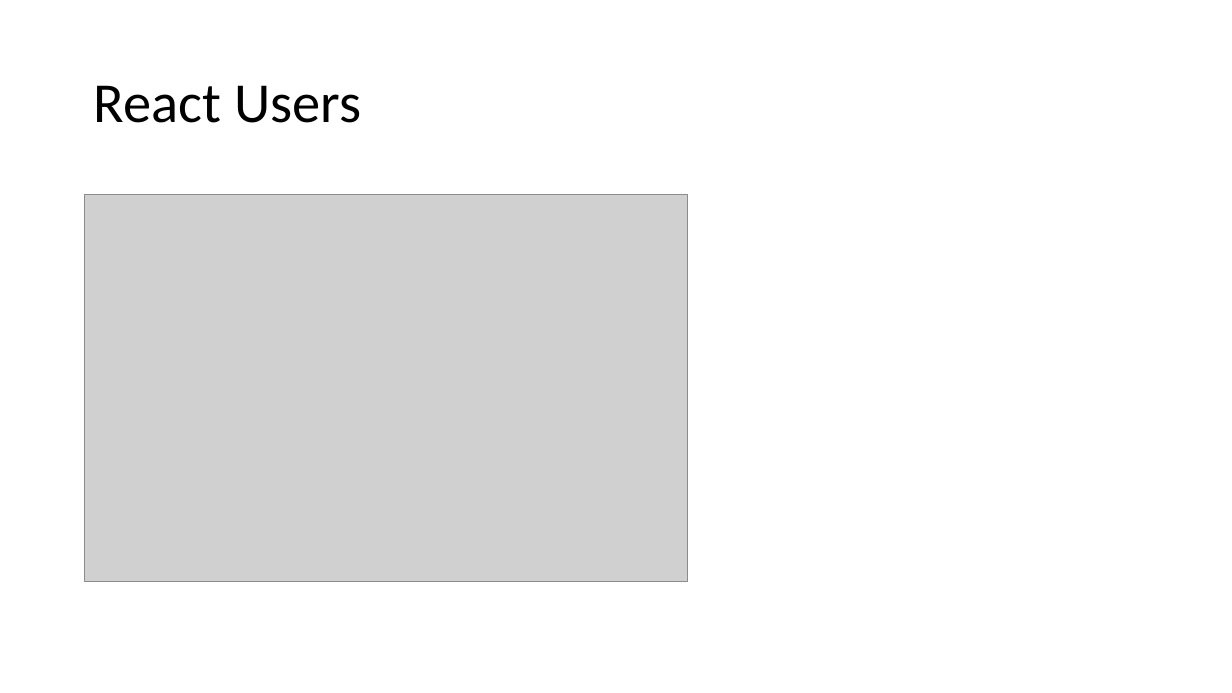
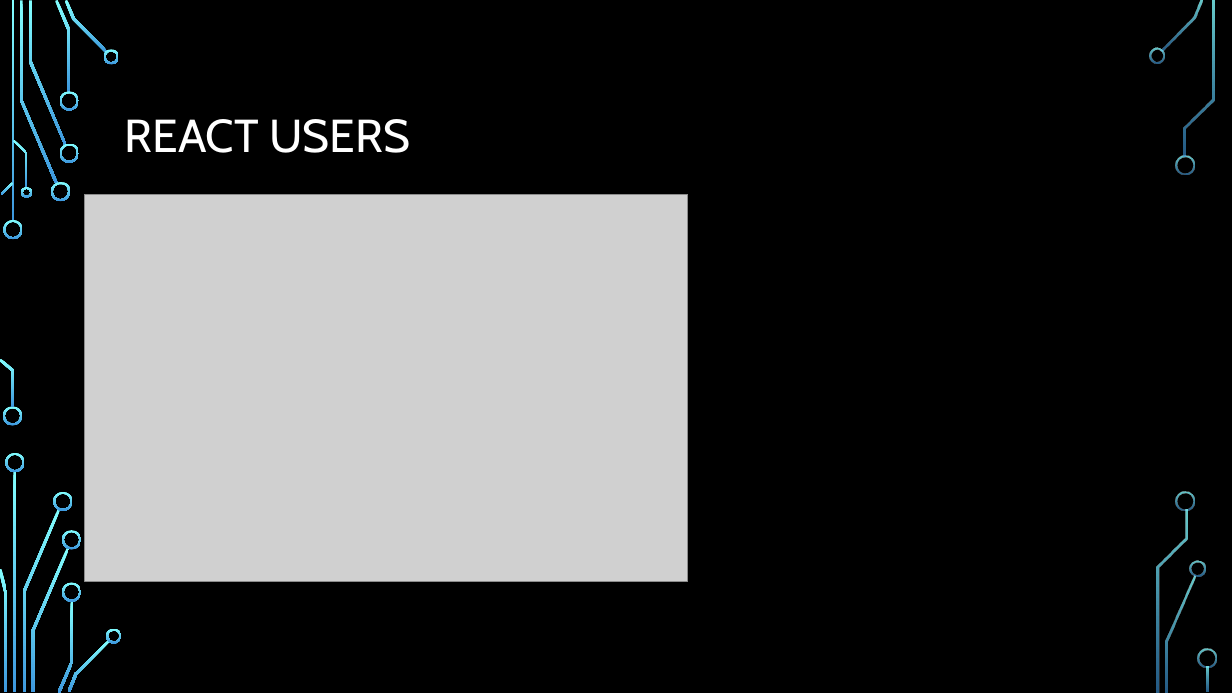
Before and after one commit to sonam-niit/IDFC-Training, a slide deck: slide 4 of Day4/Introduction to React.pptx (slide 5 before the commit). Drawn at 1232x693 pixels with LibreOffice and Linux fonts; fonts in the diff are those of the drawing; grey boxes stand for pictures; background and template pictures are left out. Boxes give left, top, right and bottom in pixels: in the first picture for what was removed or moved away, otherwise in the second. Text is boxed around its words. In the diff, an @@ line names an element or a change of style, - is before the commit and + after.

```diff
--- a/Day4/Introduction to React.pptx
+++ b/Day4/Introduction to React.pptx
@@ background #FFFFFF to picture (left out) @@
@@ title at box(125, 119, 410, 153): text changed; size 44 to 36 pt; font Calibri to Cabin; text colour #000000 to #FFFFFF @@
-React Users
+REACT USERS
@@ group added at box(0, 0, 1217, 693): 33 freeform shapes, 3 rectangles @@
```
Also in this commit, not shown: 9 other slides changed, 11 slides added, 2 slides removed, 1 other file.
